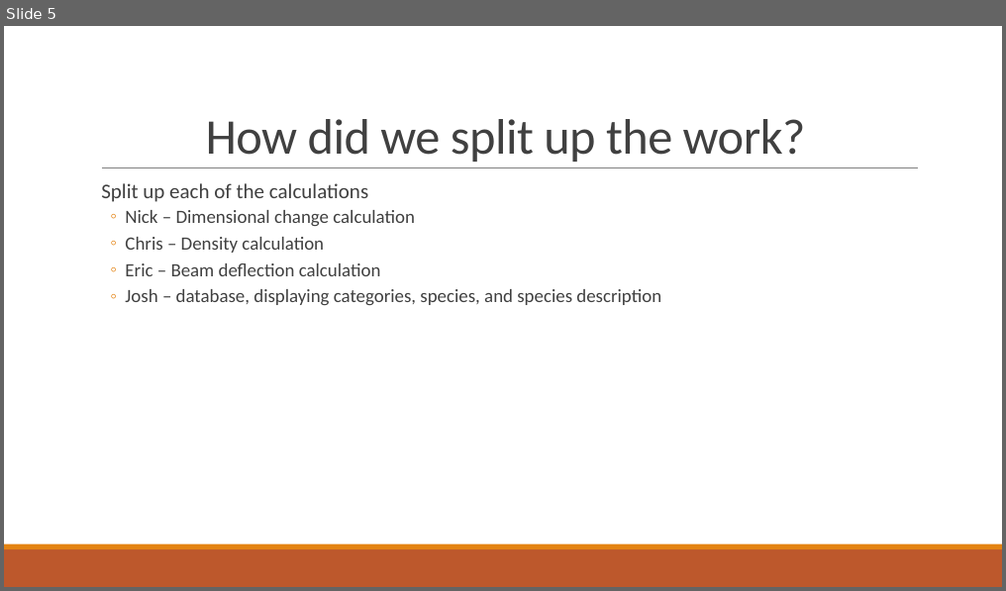
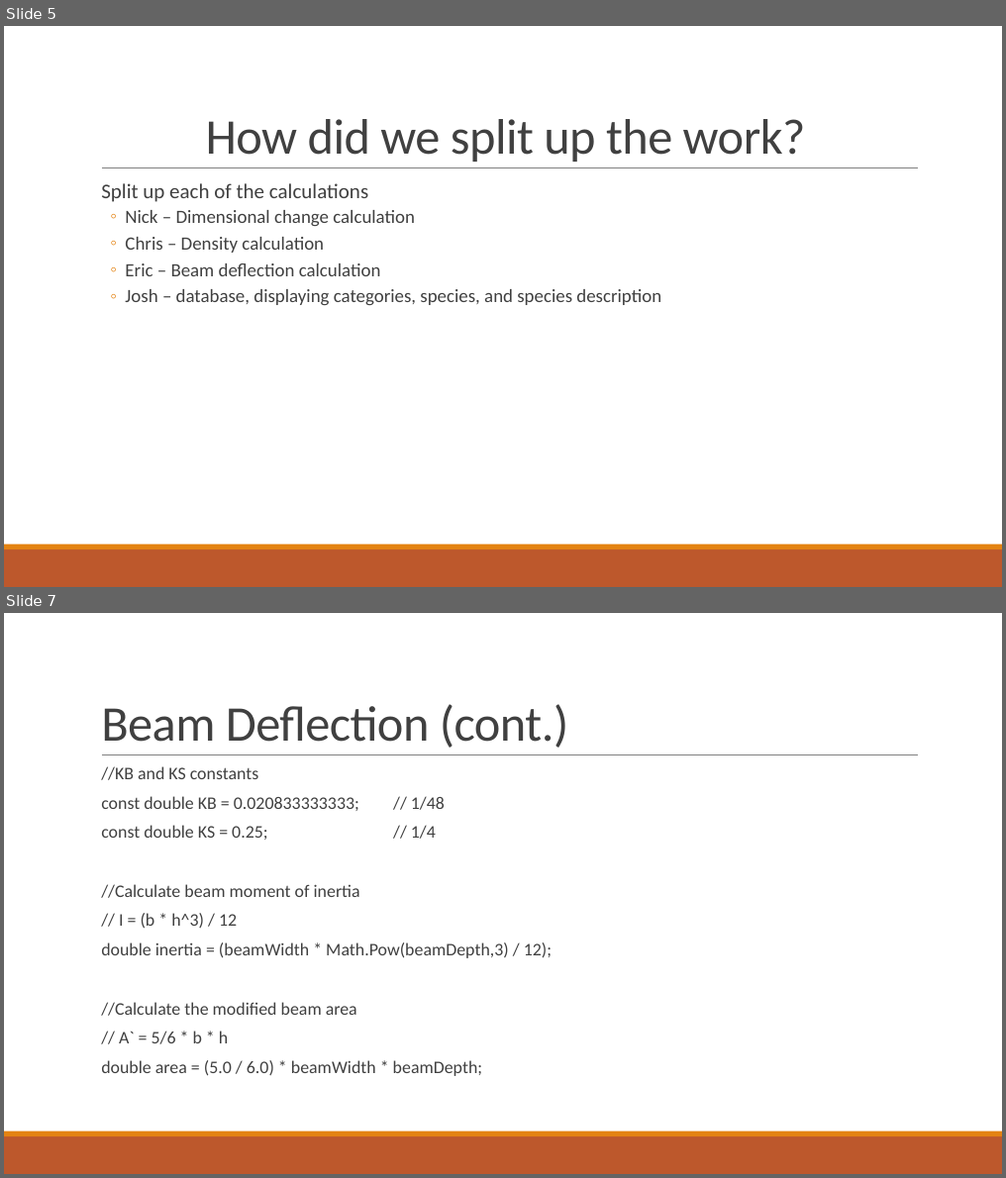
Before and after one commit to jhouston88/CSCI3350SoftwareEngineeringII, a slide deck: Implementation/Implementation Team Presentation.pptx. Shown one above the other, each under a label of ours: slide 5 before the commit, slides 5 and 7 after it; the slides between them are not shown. The pictures are 1006x591 and 1006x1178 pixels, drawn with LibreOffice and Linux fonts; fonts in the diff are those of the drawing. Boxes give left, top, right and bottom in pixels: in the first picture for what was removed or moved away, otherwise in the second. Text is boxed around its words. In the diff, an @@ line names an element or a change of style, - is before the commit and + after.

Commit message:
Updated implementation ppt
Also made one minor change to calcBeamDeflectionForm for the Infinity
error.

```diff
--- a/Implementation/Implementation Team Presentation.pptx
+++ b/Implementation/Implementation Team Presentation.pptx
@@ slide 7 added at <box>4,613,1002,1174</box>, background #FFFFFF; not listed: 3 template elements that a slide beside it also shows @@
@@ title added at <box>101,704,568,748</box>, 48 pt, text #404040 @@
+Beam Deflection (cont.)
@@ text added at <box>101,766,551,1076</box>, 17 pt, text #404040 @@
+  //KB and KS constants
+  const double KB = 0.020833333333; // 1/48
+  const double KS = 0.25; // 1/4
+  //Calculate beam moment of inertia
+  // I = (b * h^3) / 12
+  double inertia = (beamWidth * Math.Pow(beamDepth,3) / 12);
+  //Calculate the modified beam area
+  // A` = 5/6 * b * h
+  double area = (5.0 / 6.0) * beamWidth * beamDepth;
```
Also in this commit, not shown: 3 other slides added, 1 other file.
